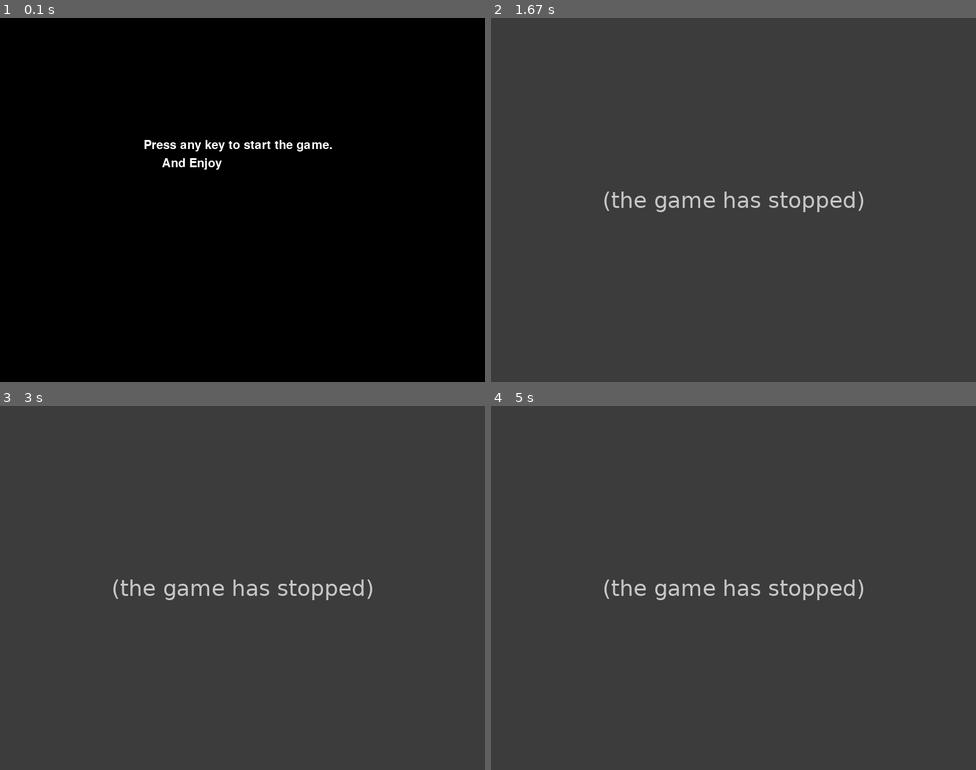
Above: before the commit, frames 1-4 (two rows, left to right).
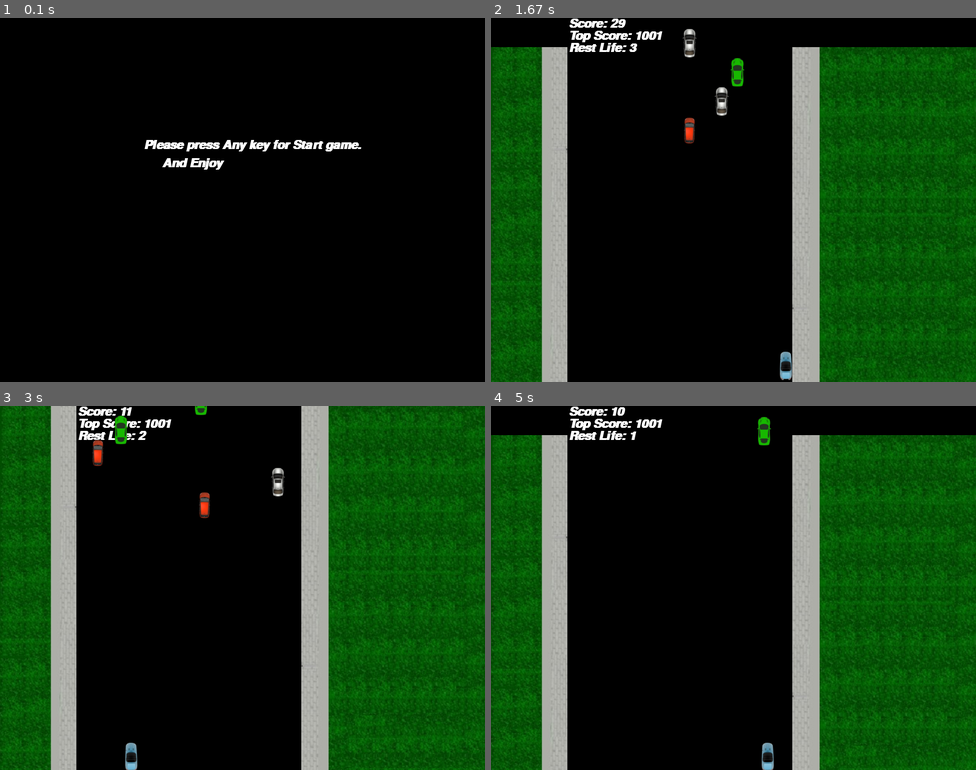
Above: after the commit, the same moments.

Repository: dwdjjj/OSS_practice
Game: pygame game, started from Racing_game/game.py
Same seed, same stepped clock (60 frames per second), same inputs: the game is played once before the commit and once after it.
Inputs:
- Up to frame 1 (0.1 s): no input
- Up to frame 2 (1.67 s): tap Enter at 0.33 s; hold Right 0.67-1.13 s
- Up to frame 3 (3 s): hold S 2-2.53 s; hold Left 2-2.53 s; tap Z at 2.07, 2.37, 2.63, 2.93 s; tap X at 2.15 s; hold Left from 2.57 s (still down)
- Up to frame 4 (5 s): release Left at 3.1 s; hold Down 3.13-3.43 s; tap Z at 3.2, 3.53, 3.83, 4.37, 4.67 s; hold Left 3.47-3.87 s; tap X at 3.62 s; hold Right 4.3-4.93 s; hold Down from 4.97 s (still down)

The runs differ from the first frame. In frame 1, 0.9% of the frame differs, in the area x 29-75%, y 33-42%; in frame 2, 100%; in frame 3, 100%; in frame 4, 100%, in the area x 0-100%, y 0-100%.
Error before the commit: ValueError: invalid literal for int() with base 10: '' (game.py line 81); the game stopped at 0.33 s (later frames are placeholders)

Commit message:
project update_2

Diff:
--- a/Pingpong/pingppong.py
+++ b/Pingpong_game/Pingpong.py
@@ -1,13 +1,13 @@
 #Simple Pythong 3 , ping pong game
 # turtle module for biginners
 import turtle
-#Create screen
+# 화면 구성
 wn = turtle.Screen()
 wn.title('Pong by Anvarbey.muminov@gmail.com')
 wn.bgcolor('black')
 wn.setup(width = 800, height =600)
 wn.tracer(0)
-#Paddle A
+# 좌 판때기
 paddle_a = turtle.Turtle()
 paddle_a.speed(0)
 paddle_a.shape("square")
@@ -15,7 +15,7 @@
 paddle_a.shapesize(stretch_wid = 5,stretch_len =2);
 paddle_a.penup()
 paddle_a.goto(-350,0)
-#Paddle B
+# 우 판때기
 paddle_b = turtle.Turtle()
 paddle_b.speed(0)
 paddle_b.shape("square")
@@ -23,38 +23,39 @@
 paddle_b.shapesize(stretch_wid = 5,stretch_len =2);
 paddle_b.penup()
 paddle_b.goto(350,0)
-#Ball
+# 터틀로 공만들기
 ball = turtle.Turtle()
 ball.speed(0)
 ball.shape("circle")
 ball.color('white')
-#ball.shapesize(stretch_wid = 5,stretch_len =1);
+
 ball.penup()
 ball.goto(0,0)
-ball.dx = 1 #everytime ball moves , it moves by 1 px
+# 공움직이기
+ball.dx = 1
 ball.dy = 1
-#function creation for paddle_a
+
 def paddle_a_up():
-  y = paddle_a.ycor() #return y cordinate
+  y = paddle_a.ycor()
   y += 24
   paddle_a.sety(y)
 
 def paddle_a_down():
-  y = paddle_a.ycor() #return y cordinate
+  y = paddle_a.ycor()
   y -= 24
   paddle_a.sety(y)
-#Function creation  for paddle_b
+
 def paddle_b_up():
-  y = paddle_b.ycor() #return y cordinate
+  y = paddle_b.ycor()
   y += 24
   paddle_b.sety(y)
 
 def paddle_b_down():
-  y = paddle_b.ycor() #return y cordinate
+  y = paddle_b.ycor()
   y -= 24
   paddle_b.sety(y)
 
-#Keyboard binding
+# 키입력
 wn.listen()
 wn.onkey(paddle_a_up,"w")
 wn.onkey(paddle_a_down,"s")
@@ -64,23 +65,23 @@
 
 
 
-#Main game loop
+# 메인 루프
 while True:
     wn.update()
 
-    #Move the ball
+    # 공 이동시키기
     ball.setx(ball.xcor() +ball.dx)
     ball.sety(ball.ycor() +ball.dy)
 
-    # Border checking Up
+    # 화면 체크
     if ball.ycor() > 290:
       ball.sety(290)
       ball.dy *= -1
-    # Border checking Down
+
     if ball.ycor() < - 290:
       ball.sety(-290)
       ball.dy *= -1
-     # Border checking Left
+
     if ball.xcor() > 390:
       ball.goto(0,0)
       ball.dx *= -1
@@ -88,11 +89,10 @@
       ball.goto(0,0)
       ball.dx *= -1
 
-     # Paddle and ball collisions
+     # 충돌 체크
     if ball.xcor() < -340 and ball.ycor() < paddle_a.ycor() + 50 and ball.ycor() > paddle_a.ycor() - 50:
         ball.dx *= -1
-       # os.system("afplay bounce.wav&")
+
 
     elif ball.xcor() > 340 and ball.ycor() < paddle_b.ycor() + 50 and ball.ycor() > paddle_b.ycor() - 50:
         ball.dx *= -1
-       # os.system("afplay bounce.wav&")
--- a/Racing_game/game.py
+++ b/Racing_game/game.py
@@ -24,7 +24,7 @@
             if event.type == QUIT:
                 terminate()
             if event.type == KEYDOWN:
-                if event.key == K_ESCAPE: #escape quits
+                if event.key == K_ESCAPE:
                     terminate()
                 return
 
@@ -35,40 +35,41 @@
     return False
 
 def drawText(text, font, surface, x, y):
-    textobj = font.render(text, 1, TEXTCOLOR)
+    textobj = font.render(text, True, TEXTCOLOR)
     textrect = textobj.get_rect()
     textrect.topleft = (x, y)
     surface.blit(textobj, textrect)
 
-# set up pygame, the window, and the mouse cursor
+# 셋팅
 pygame.init()
 mainClock = pygame.time.Clock()
 windowSurface = pygame.display.set_mode((WINDOWWIDTH, WINDOWHEIGHT))
-pygame.display.set_caption('car race')
+pygame.display.set_caption('Racing game!!')
 pygame.mouse.set_visible(False)
 
-# fonts
-font = pygame.font.SysFont(None, 30)
-
-# sounds
+# 폰트설정
+print(pygame.font.get_fonts())
+font = pygame.font.SysFont(None, 30, True, True)
+
+# 사운드세팅
 gameOverSound = pygame.mixer.Sound('Racing_game/music/crash.wav')
 pygame.mixer.music.load('Racing_game/music/car.wav')
 laugh = pygame.mixer.Sound('Racing_game/music/laugh.wav')
 
 
-# images
+# 이미지 로드
 playerImage = pygame.image.load('Racing_game/image/car1.png')
 car3 = pygame.image.load('Racing_game/image/car3.png')
 car4 = pygame.image.load('Racing_game/image/car4.png')
 playerRect = playerImage.get_rect()
 baddieImage = pygame.image.load('Racing_game/image/car2.png')
 sample = [car3,car4,baddieImage]
-wallLeft = pygame.image.load('image/left.png')
-wallRight = pygame.image.load('image/right.png')
-
-
-# "Start" screen
-drawText('Press any key to start the game.', font, windowSurface, (WINDOWWIDTH / 3) - 30, (WINDOWHEIGHT / 3))
+wallLeft = pygame.image.load('Racing_game/image/left.png')
+wallRight = pygame.image.load('Racing_game/image/right.png')
+
+
+# 시작화면
+drawText('Please press Any key for Start game.', font, windowSurface, (WINDOWWIDTH / 3) - 30, (WINDOWHEIGHT / 3))
 drawText('And Enjoy', font, windowSurface, (WINDOWWIDTH / 3), (WINDOWHEIGHT / 3)+30)
 pygame.display.update()
 waitForPlayerToPressKey()
@@ -81,7 +82,7 @@
 topScore = int(v.readline())
 v.close()
 while (count>0):
-    # start of the game
+
     baddies = []
     score = 0
     playerRect.topleft = (WINDOWWIDTH / 2, WINDOWHEIGHT - 50)
@@ -90,8 +91,9 @@
     baddieAddCounter = 0
     pygame.mixer.music.play(-1, 0.0)
 
-    while True: # the game loop
-        score += 1 # increase score
+    # 메인 게임루프
+    while True:
+        score += 1
 
         for event in pygame.event.get():
 
@@ -138,7 +140,7 @@
 
 
 
-        # Add new baddies at the top of the screen
+        # 위에서부터 나올 장애물 차량들
         if not reverseCheat and not slowCheat:
             baddieAddCounter += 1
         if baddieAddCounter == ADDNEWBADDIERATE:
@@ -162,7 +164,7 @@
 
 
 
-        # Move the player around.
+        # 캐릭터 무빙
         if moveLeft and playerRect.left > 0:
             playerRect.move_ip(-1 * PLAYERMOVERATE, 0)
         if moveRight and playerRect.right < WINDOWWIDTH:
@@ -185,10 +187,10 @@
             if b['rect'].top > WINDOWHEIGHT:
                 baddies.remove(b)
 
-        # Draw the game world on the window.
+        # 화면채우기
         windowSurface.fill(BACKGROUNDCOLOR)
 
-        # Draw the score and top score.
+        # 점수판그리기
         drawText('Score: %s' % (score), font, windowSurface, 128, 0)
         drawText('Top Score: %s' % (topScore), font, windowSurface,128, 20)
         drawText('Rest Life: %s' % (count), font, windowSurface,128, 40)
@@ -201,7 +203,7 @@
 
         pygame.display.update()
 
-        # Check if any of the car have hit the player.
+        # 충돌시
         if playerHasHitBaddie(playerRect, baddies):
             if score > topScore:
                 g=open("Racing_game/data/save.dat",'w')
@@ -220,7 +222,7 @@
     if (count==0):
      laugh.play()
      drawText('Game over', font, windowSurface, (WINDOWWIDTH / 3), (WINDOWHEIGHT / 3))
-     drawText('Press any key to play again.', font, windowSurface, (WINDOWWIDTH / 3) - 80, (WINDOWHEIGHT / 3) + 30)
+     drawText('아무키나 눌러 다시 시작하세요.', font, windowSurface, (WINDOWWIDTH / 3) - 80, (WINDOWHEIGHT / 3) + 30)
      pygame.display.update()
      time.sleep(2)
      waitForPlayerToPressKey()
--- /dev/null
+++ b/Treasurehunt_game/Game.py
@@ -0,0 +1,289 @@
+# -*- coding: utf-8 -*-
+"""
+Created on Sun Jan 17 22:32:02 2021
+
+@author: Tejojith
+"""
+import turtle
+import math
+import random
+
+sc = turtle.Screen()
+sc.bgcolor("black")
+sc.title('A ""Game"" ')
+sc.setup(700,700)
+
+
+images = ["play_right.gif","play_left.gif",
+          "tt.gif", "wall.gif","bad.gif" , "YOU WIN.gif", "YOU LOSE.gif"]
+
+# turtle설정
+for i in images:
+    turtle.register_shape(i)
+
+#create pen
+class Pen(turtle.Turtle):
+
+
+    def __init__(self):
+        turtle.Turtle.__init__(self)
+        self.shape("square")
+        self.color("white")
+        self.penup()
+        self.speed(0)
+ # 플레이어 설정
+class Player(turtle.Turtle):
+
+    def __init__(self):
+
+        turtle.Turtle.__init__(self)
+        self.shape("play_right.gif")
+        self.color("blue")
+        self.penup()
+        self.speed(0)
+        self.gold = 0
+
+    # 움직이기
+    def go_up(self):
+
+        move_to_x = player.xcor()
+        move_to_y = player.ycor() + 24
+
+        # 벽 이탈체크
+        if (move_to_x, move_to_y) not in walls:
+            self.goto(move_to_x,move_to_y)
+
+    def go_down(self):
+        move_to_x = player.xcor()
+        move_to_y = player.ycor() - 24
+
+        if (move_to_x, move_to_y) not in walls:
+            self.goto(move_to_x,move_to_y)
+
+    def go_left(self):
+        move_to_x = player.xcor() - 24
+        move_to_y = player.ycor()
+
+        self.shape("play_left.gif")
+
+        if (move_to_x, move_to_y) not in walls:
+            self.goto(move_to_x,move_to_y)
+
+    def go_right(self):
+        move_to_x = player.xcor() + 24
+        move_to_y = player.ycor()
+
+        self.shape("play_right.gif")
+
+        if (move_to_x, move_to_y) not in walls:
+            self.goto(move_to_x,move_to_y)
+    def is_collision(self, other):
+            a = self.xcor()-other.xcor()
+            b = self.ycor()-other.ycor()
+            distance = math.sqrt((a ** 2) + (b ** 2) )
+
+            if distance < 5:
+                return True
+            else:
+                return False
+
+
+class Treasure(turtle.Turtle):
+    def __init__(self, x, y):
+        turtle.Turtle.__init__(self)
+        self.shape("tt.gif")
+        self.color("gold")
+        self.penup()
+        self.speed(0)
+        self.gold = 100
+        self.goto(x, y)
+
+    def destroy(self):
+        self.goto(2000, 2000)
+        self.hideturtle()
+
+        sc.clear()
+        #print()
+
+ # 장애물 설정
+class Enemy(turtle.Turtle):
+    def __init__(self, x, y):
+        turtle.Turtle.__init__(self)
+        self.shape("bad.gif")
+        self.color("red")
+        self.penup()
+        self.speed(0)
+        self.gold = 25
+        self.goto(x, y)
+        self.direction = random.choice(["up", "down", "left", "right"])
+
+    def move(self):
+            if self.direction =="up":
+                dx = 0
+                dy = 24
+
+            elif self.direction =="down":
+                dx = 0
+                dy = -24
+
+            elif self.direction =="left":
+                dx = -24
+                dy = 24
+
+            elif self.direction =="right":
+                dx = 24
+                dy = 0
+            else:
+                dx = 0
+                dy = 0
+
+            if self.is_close(player):
+                if player.xcor() < self.xcor():
+                    self.direction = "left"
+                elif player.xcor() > self.xcor():
+                    self.direction = "right"
+                elif player.ycor() < self.ycor():
+                    self.direction = "down"
+                elif player.ycor() < self.ycor():
+                    self.direction = "up"
+
+            move_to_x = self.xcor() + dx
+            move_to_y = self.ycor() + dy
+
+            if (move_to_x, move_to_y) not in walls:
+                self.goto(move_to_x, move_to_y)
+            else:
+                self.direction = random.choice(["up", "down", "left", "right"])
+
+            turtle.ontimer(self.move, t=random.randint(100, 300))
+    def is_close(self, other):
+        a = self.xcor() - other.xcor()
+        b = self.ycor() - other.ycor()
+        distance = math.sqrt((a**2) + (b**2))
+
+        if distance == 75:
+            return True
+        else:
+            return False
+
+    def destroy(self):
+        self.goto(2000, 2000)
+        self.hideturtle()
+
+
+# 벽 그리기
+levels = [""]
+level_1 = [
+"XXXXXXXXXXXXXXXXXXXXXXXXX",
+"XXXX XXXXXX       XX    X",
+"XXX P XXXX       XXX    X",
+"XX    XX        XXXT    X",
+"XXX     X    XXXXXXX    X",
+"XXXE        XXXXXXX     X",
+"XXXX    X     XXXX      X",
+"XXX    XX     XXX    XXXX",
+"XX    XXX     XXX     XXX",
+"X     XXX     XXXXX     X",
+"XX    XXXXX   XXXXXX    X",
+"XXX  XXXX     XXX       X",
+"X   XXXXX     XXXXE     X",
+"X    XXXXXXXXXXXXXXX    X",
+"XX      XXXXXXXXXXXX    X",
+"XXX              XXXX   X",
+"XXXX             XXXX   X",
+"XXXXXXXXXXXXX    XXX    X",
+"XXXXXXXXXXXXX    XXX    X",
+"XXX       XXX    XXX    X",
+"XE               XXX    X",
+"XXXX       XXXXXXXX     X",
+"XXXXXX   XXXXXXXX      XX",
+"X                     XXX",
+"X                   XXXXX",
+"XXXXXXXXXXXXXXXXXXXXXXXXX",
+]
+
+
+# 보상목록
+treasures = []
+# 장애물, 적들
+enemies = []
+
+levels.append (level_1)
+
+def setup_maze(level):
+
+    for y in range(len(level)):
+        for x in range(len(level[y])):
+
+            character = level[y][x]
+            screen_x = -288 + (x * 24)
+            screen_y = 288 - (y * 24)
+
+            if character == "X":
+
+
+                pen.goto(screen_x, screen_y)
+                pen.shape("wall.gif")
+                pen.stamp()
+
+                walls.append((screen_x, screen_y))
+
+            if character == "P":
+                player.goto(screen_x, screen_y)
+
+            # 보물먹기
+            if character == "T":
+                treasures.append(Treasure(screen_x, screen_y))
+            # 적
+            if character == "E":
+                enemies.append(Enemy(screen_x, screen_y))
+
+pen = Pen()
+player = Player()
+
+# 벽
+walls = []
+
+
+setup_maze(levels[1])
+
+
+# 키입력
+turtle.listen()
+turtle.onkey(player.go_left,"Left")
+turtle.onkey(player.go_right,"Right")
+turtle.onkey(player.go_up,"Up")
+turtle.onkey(player.go_down,"Down")
+
+sc.tracer(0)
+
+
+# 적이동
+for enemy in enemies:
+    turtle.ontimer(enemy.move, t = 250)
+running = True
+
+#메인 루프
+while (running):
+    # 보물먹기
+    for treasure in treasures:
+        if player.is_collision(treasure):
+
+            player.gold += treasure.gold
+            print ("Player Gold: {}".format(player.gold))
+
+            treasure.destroy()
+
+            treasures.remove(treasure)
+
+    for enemy in enemies:
+        if player.is_collision(enemy):
+            print("One of the Player's body part have been cut!!!!")
+            running = False;
+
+    if treasure not in treasures:
+        sc.bgpic("YOU WIN.gif")
+        sc.bgcolor("black")
+        sc.title("A boring game for comp practical")
+        sc.setup(700,700)
+    sc.update()
Not shown, changed: Racing_game/data/save.dat
Binary file changed: Racing_game/image/car1.png
Binary file changed: Racing_game/image/car2.png
Binary file changed: Racing_game/image/car3.png
Binary file changed: Racing_game/image/car4.png
Not shown, added: Treasurehunt_game/README.md
Binary file added: Treasurehunt_game/YOU LOSE.gif
Binary file added: Treasurehunt_game/YOU WIN.gif
Binary file added: Treasurehunt_game/bad.gif
Binary file added: Treasurehunt_game/play_left.gif
Binary file added: Treasurehunt_game/play_right.gif
Binary file added: Treasurehunt_game/tt.gif
(and 3 more such lines)
